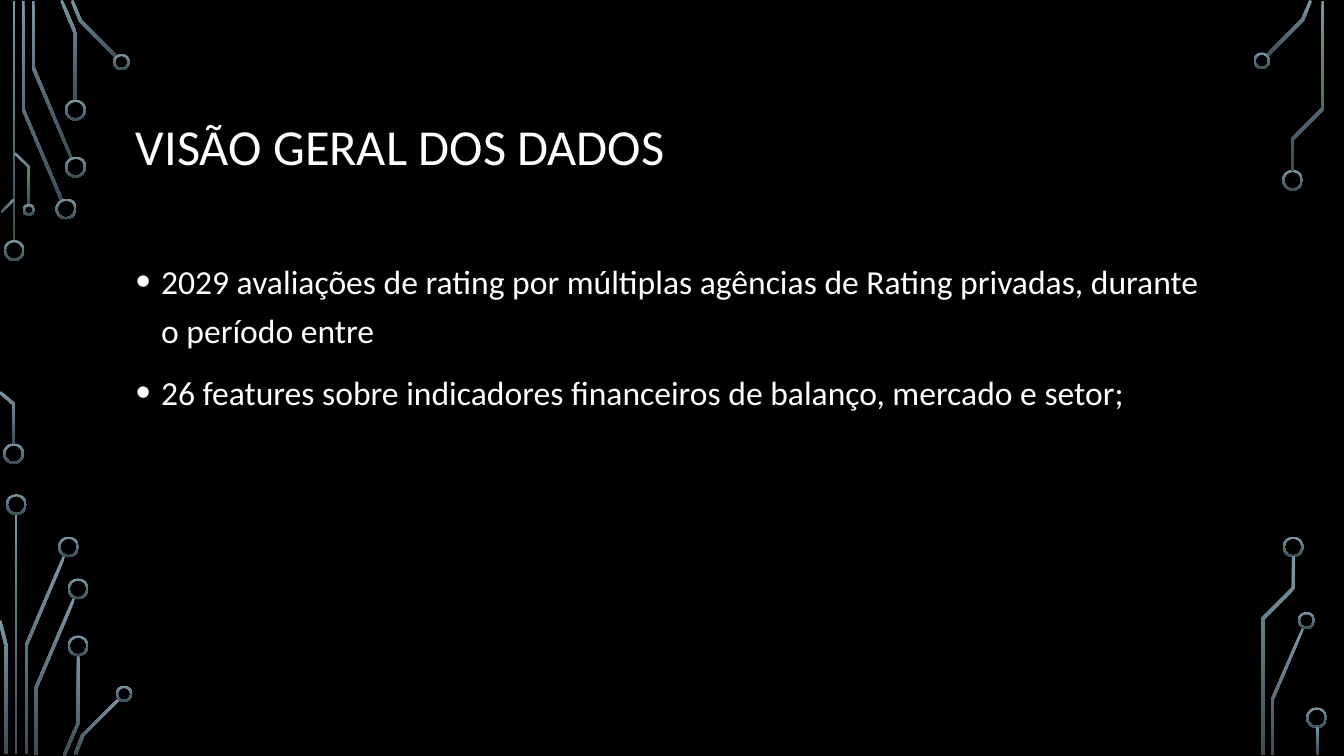
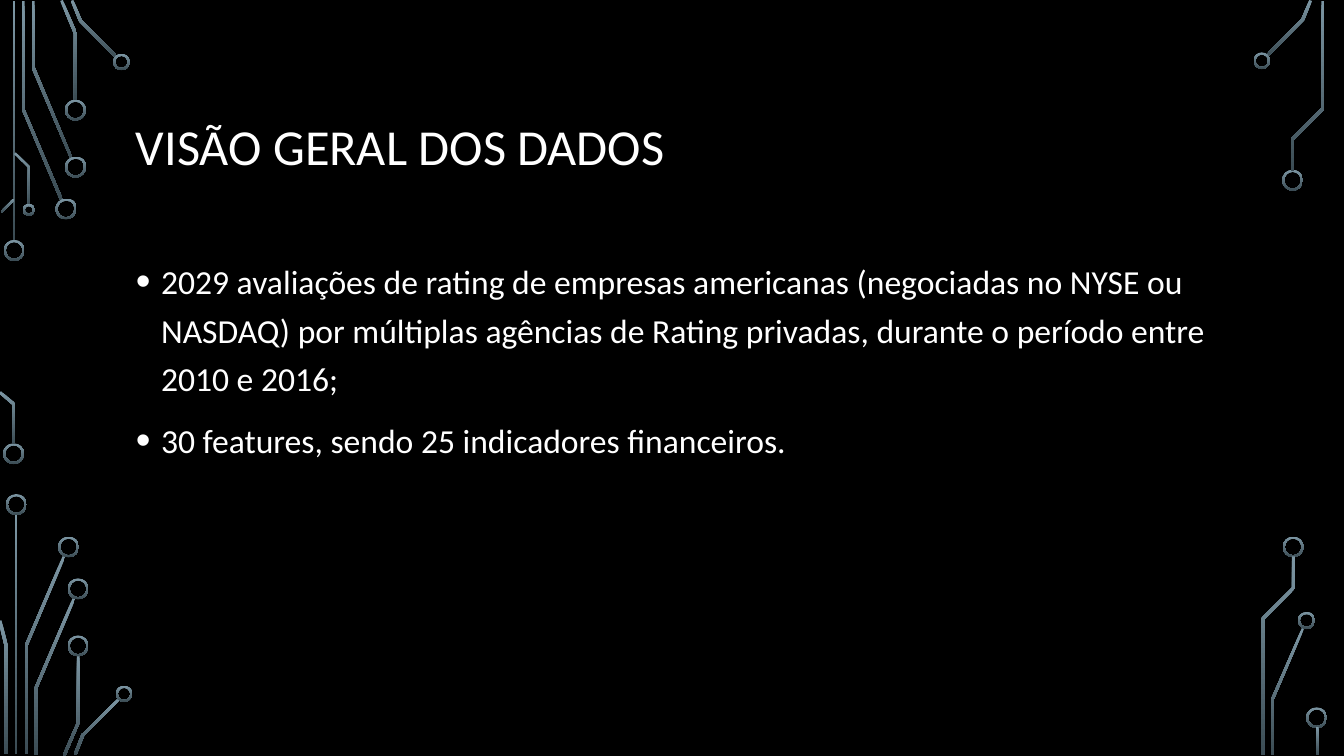
Before and after one commit to rvedra/DeepLearningProject, a slide deck: slide 2 of Modelo de Classificação de Crédito.pptx. Drawn at 1344x756 pixels with LibreOffice and Linux fonts; fonts in the diff are those of the drawing; background and template pictures are left out. Boxes give left, top, right and bottom in pixels: in the first picture for what was removed or moved away, otherwise in the second. Text is boxed around its words. In the diff, an @@ line names an element or a change of style, - is before the commit and + after.

```diff
--- a/Modelo de Classificação de Crédito.pptx
+++ b/Modelo de Classificação de Crédito.pptx
@@ text at [161,269,1204,457]: text changed @@
-• 2029 avaliações de rating por múltiplas agências de Rating privadas, durante o período entre
-• 26 features sobre indicadores financeiros de balanço, mercado e setor;
+• 2029 avaliações de rating de empresas americanas (negociadas no NYSE ou NASDAQ) por múltiplas agências de Rating privadas, durante o período entre 2010 e 2016;
+• 30 features, sendo 25 indicadores financeiros.
```
Also in this commit, not shown: 2 other slides changed, 1 slide added, 1 other file.
